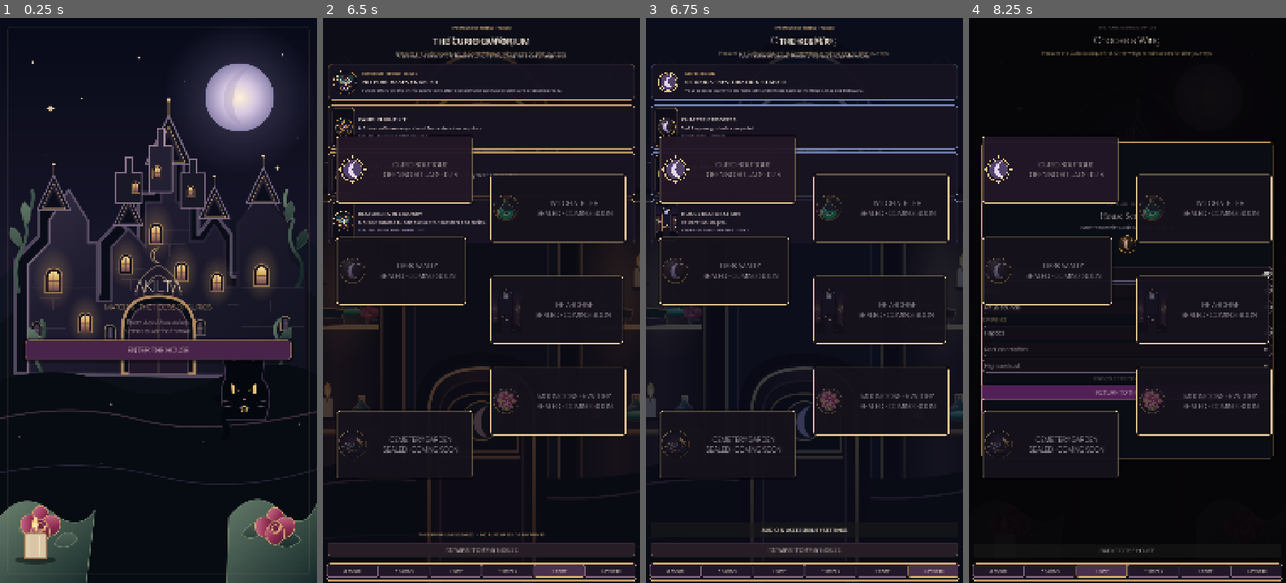
Above: before the commit, frames 1-4 (left to right).
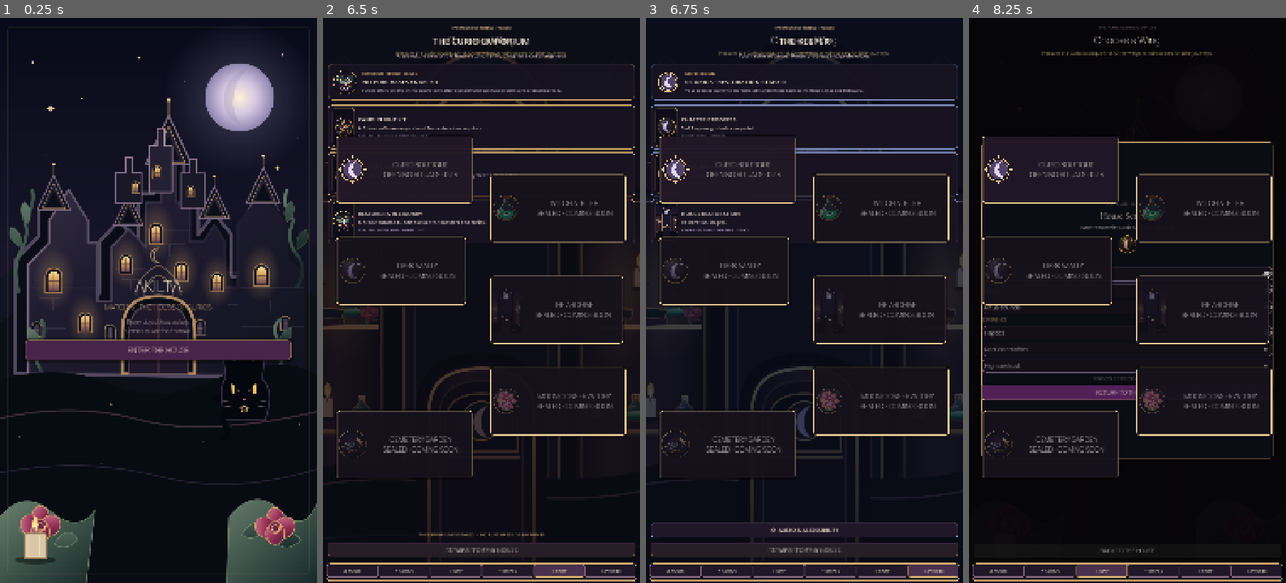
Above: after the commit, the same moments.

Repository: Jay-prodesign/akilta-match3
Game: Godot game, scene res://src/app/app_bootstrap.tscn
Two runs of this game, one before a commit and one after it. Both use one fixed random seed, a clock stepped at 60 frames per second and the inputs below.
Inputs:
- Up to frame 1 (0.25 s): no input
- Up to frame 2 (6.5 s): click "ENTER THE HOUSE" at 0.5 s; click "RELIQUARY · 0 / 3" at 1.25 s; click "⌂ HOUSE" at 2 s; click "OPEN CURIO MAP" at 2.75 s; click "✦ CURIOS" at 3.5 s; click "☾ MAP" at 4.25 s; click "✧ EVENTS" at 5 s; click "◇ SHOP" at 5.75 s
- Up to frame 3 (6.75 s): click "♙ PROFILE" at 6.5 s
- Up to frame 4 (8.25 s): click "CURIO BOUTIQUE OPENING RITUAL…" at 7.25 s; click "AUDIO & ACCESSIBILITY SETTINGS" (after the commit: "⚙ AUDIO & ACCESSIBILITY") at 8 s

Frames 1-2 are identical in both runs. In frame 3, 0.4% of the frame differs, in the area x 1-99%, y 89-92%; in frame 4, nothing differs.

Commit message:
Polish the Keeper accessibility action

Diff:
--- a/src/app/app_bootstrap.gd
+++ b/src/app/app_bootstrap.gd
@@ -403,10 +403,21 @@
 	if is_profile:
 		var preferences := Button.new()
 		preferences.name = "ProfileSettings"
-		preferences.text = "AUDIO & ACCESSIBILITY SETTINGS"
+		preferences.text = "⚙  AUDIO & ACCESSIBILITY"
 		preferences.custom_minimum_size.y = 52
 		preferences.add_theme_color_override("font_color", Color("#F4E5D3"))
 		preferences.add_theme_font_size_override("font_size", 18)
+		var preferences_style := StyleBoxFlat.new()
+		preferences_style.bg_color = Color("#211728", 0.98)
+		preferences_style.border_color = Color("#8796C7", 0.82)
+		preferences_style.set_border_width_all(1)
+		preferences_style.set_corner_radius_all(8)
+		var preferences_hover := preferences_style.duplicate() as StyleBoxFlat
+		preferences_hover.bg_color = Color("#352A45")
+		preferences_hover.border_color = Color("#D5AD70")
+		preferences.add_theme_stylebox_override("normal", preferences_style)
+		preferences.add_theme_stylebox_override("hover", preferences_hover)
+		preferences.add_theme_stylebox_override("pressed", preferences_hover)
 		layout.add_child(preferences)
 		preferences.pressed.connect(func():
 			if is_instance_valid(overlay):
